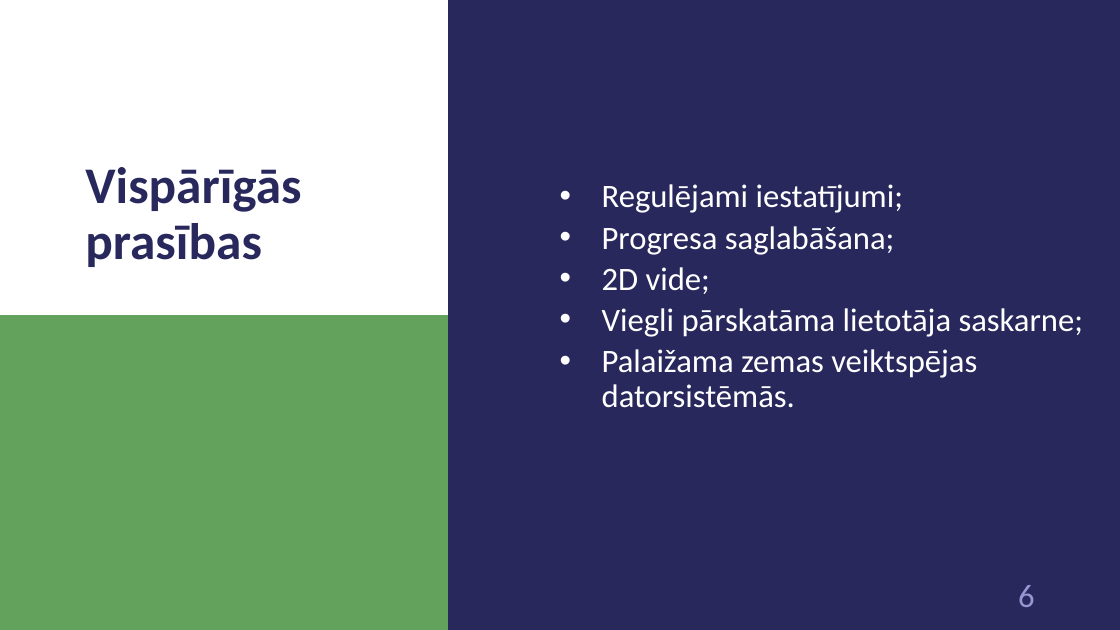
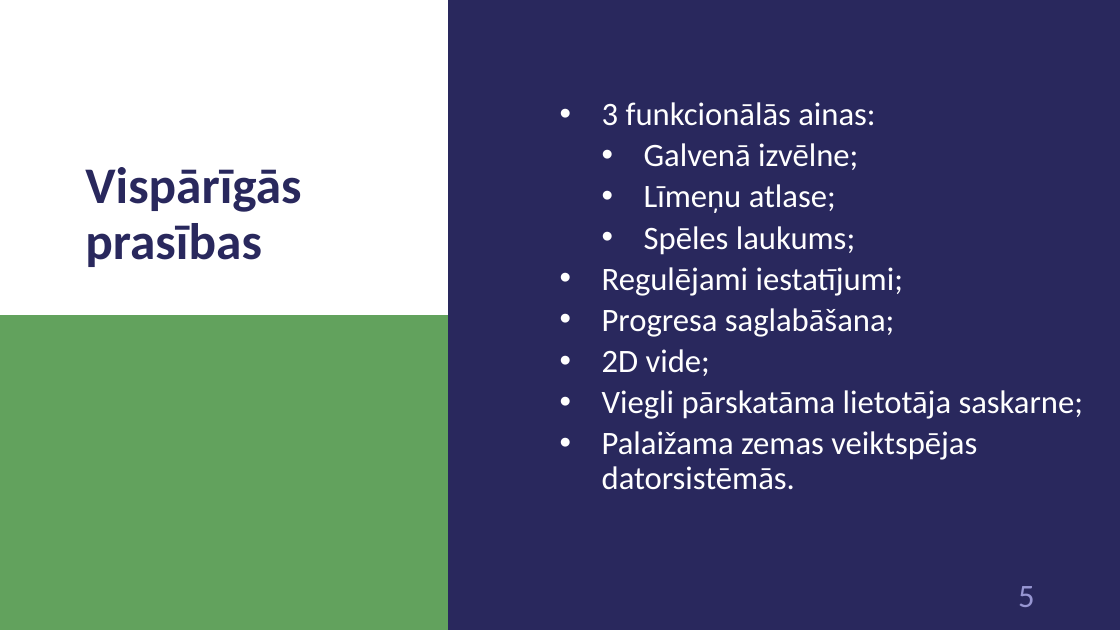
Before and after one commit to 1ivyatan/drumstalotajs, a slide deck: slide 5 of Documentation/Prezentācija.pptx (slide 6 before the commit). Drawn at 1120x630 pixels with LibreOffice and Linux fonts; fonts in the diff are those of the drawing. Boxes give left, top, right and bottom in pixels: in the first picture for what was removed or moved away, otherwise in the second. Text is boxed around its words. In the diff, an @@ line names an element or a change of style, - is before the commit and + after.

```diff
--- a/Documentation/Prezentācija.pptx
+++ b/Documentation/Prezentācija.pptx
@@ text at [602,102,875,255]: paragraphs added @@
+  • 3 funkcionālās ainas:
+    • Galvenā izvēlne;
+    • Līmeņu atlase;
+    • Spēles laukums;
@@ page number at [1018,586,1035,607]: text changed @@
-6
+5
```
Also in this commit, not shown: 2 other slides changed, 16 slides removed.
